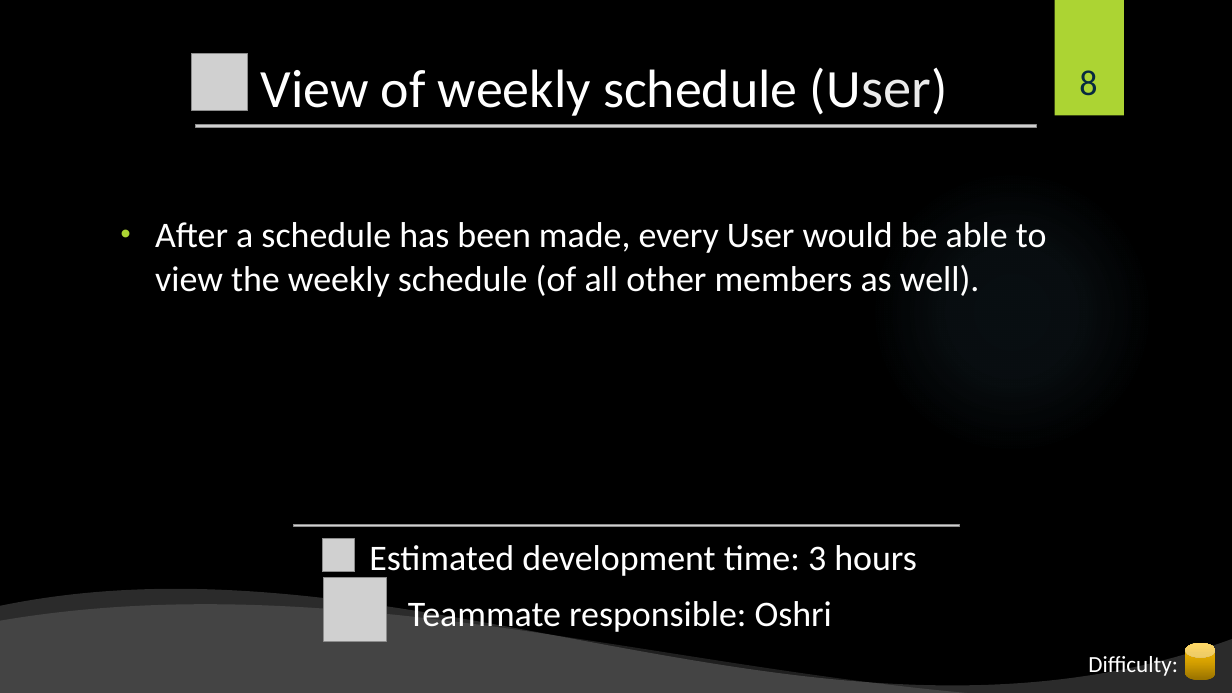
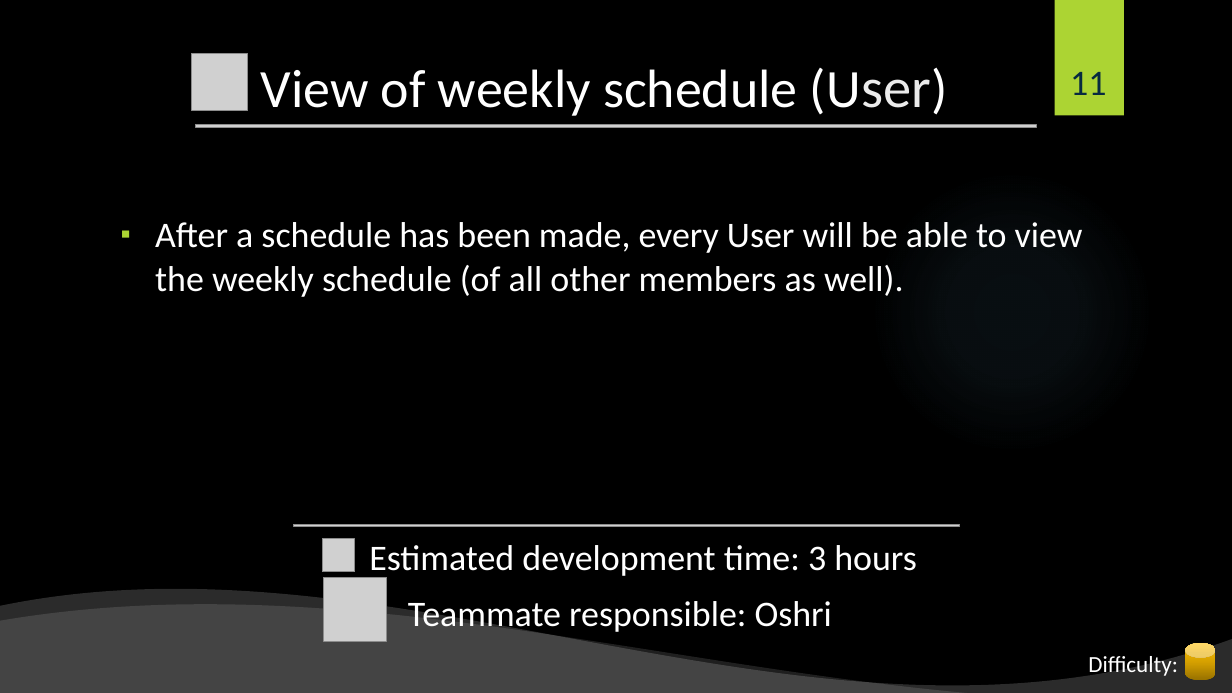
Before and after one commit to shiftlyapp/Shiftly, a slide deck: slide 11 of Backlog.pptx (slide 8 before the commit). Drawn at 1232x693 pixels with LibreOffice and Linux fonts; fonts in the diff are those of the drawing; grey boxes stand for pictures; background and template pictures are left out. Boxes give left, top, right and bottom in pixels: in the first picture for what was removed or moved away, otherwise in the second. Text is boxed around its words. In the diff, an @@ line names an element or a change of style, - is before the commit and + after.

```diff
--- a/Backlog.pptx
+++ b/Backlog.pptx
@@ page number at <box>1070,72,1106,95</box>: text changed @@
-8
+11
@@ text at <box>155,222,1083,297</box>: text changed @@
-• After a schedule has been made, every User would be able to view the weekly schedule (of all other members as well).
+▪ After a schedule has been made, every User will be able to view the weekly schedule (of all other members as well).
```
Also in this commit, not shown: 15 other slides changed, 3 slides added.
